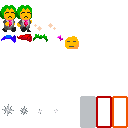
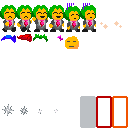
Layered file, before and after one edit (w=128, h=128). Changes by layer:
removed layer "putt putt" over (34, 23, 122, 32)
painted on "limbs" over (32, 17, 96, 32)
painted on "player" over (32, 3, 122, 32)
